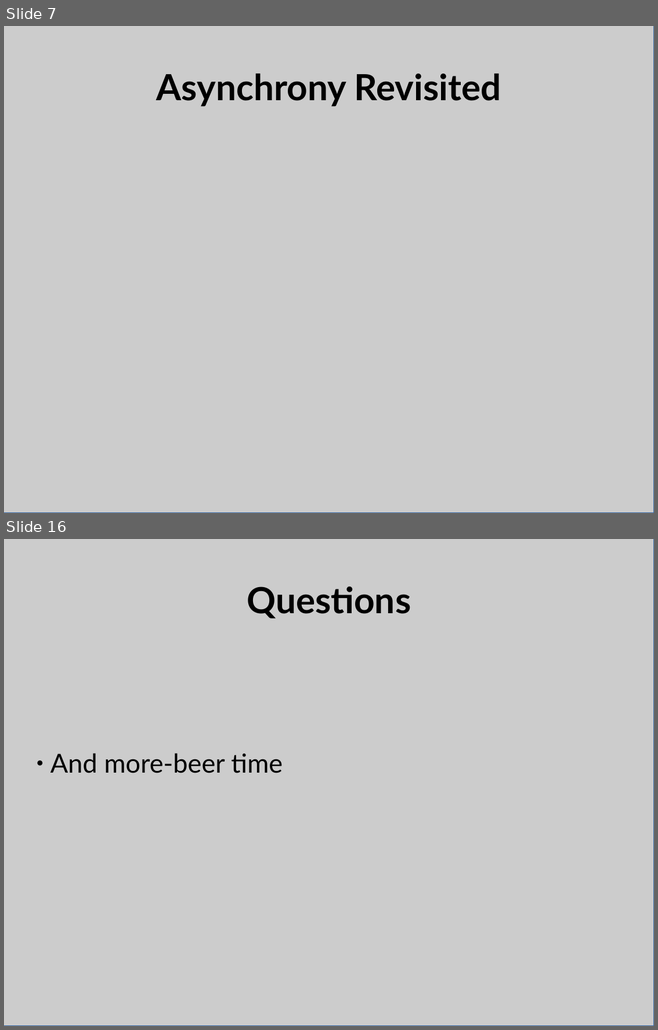
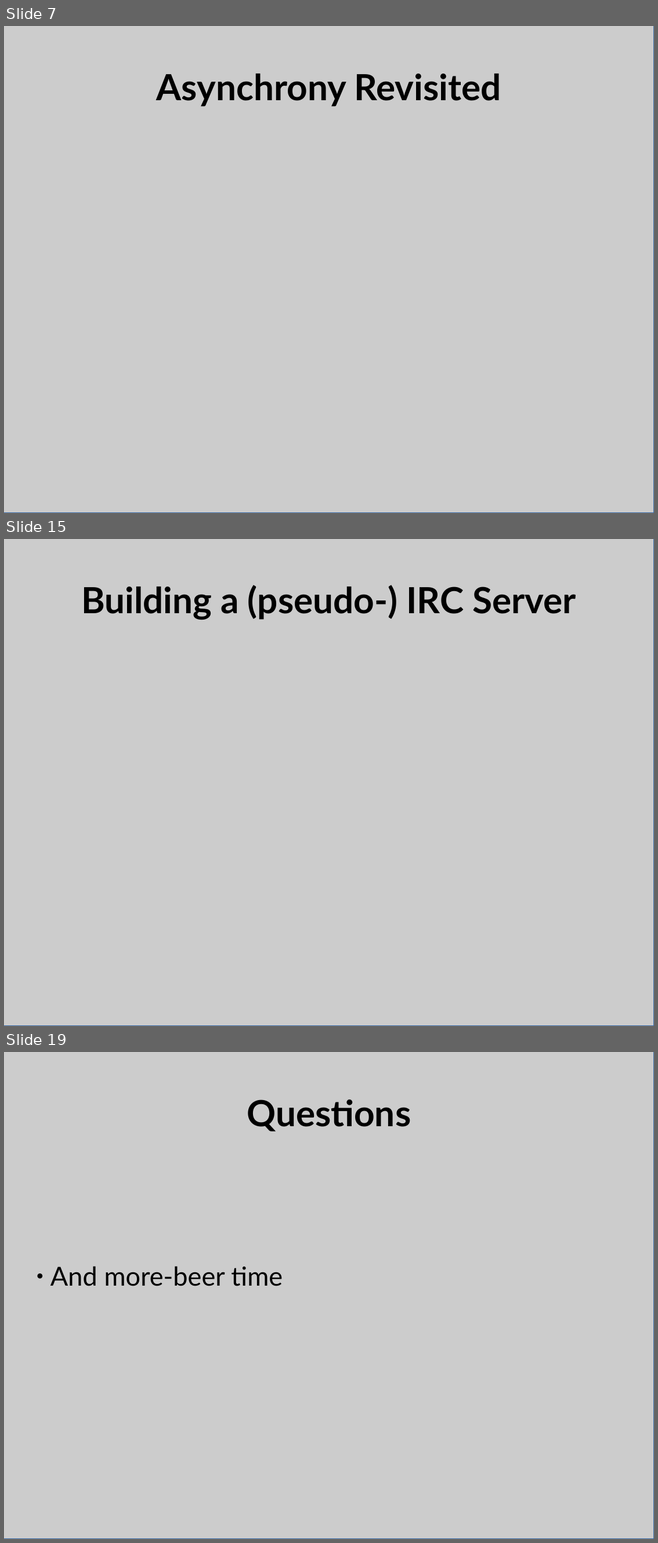
Before and after one commit to bpetering/linuxsa-talk-twisted, a slide deck: twisted_talk.odp. Shown one above the other, each under a label of ours: slides 7 and 16 before the commit, slides 7, 15 and 19 after it; the slides between them are not shown. The pictures are 658x1030 and 658x1543 pixels, drawn with LibreOffice and Linux fonts; fonts in the diff are those of the drawing. Boxes give left, top, right and bottom in pixels: in the first picture for what was removed or moved away, otherwise in the second. Text is boxed around its words. In the diff, an @@ line names an element or a change of style, - is before the commit and + after.

Commit message:
Add IRC server code and update slides

```diff
--- a/twisted_talk.odp
+++ b/twisted_talk.odp
@@ slide 15 added at (4,539,654,1026), background #FFFFFF @@
@@ rectangle added at (4,539,654,1026), fill #CCCCCC, outline #3465A4 0 pt @@
@@ title added at (81,585,575,620), 44 pt, text #000000, bold @@
+Building a (pseudo-) IRC Server
@@ what was slide 16 is now slide 19 @@
```
Also in this commit, not shown: 7 slides changed, 8 other slides added, 6 slides removed, 4 other files.
